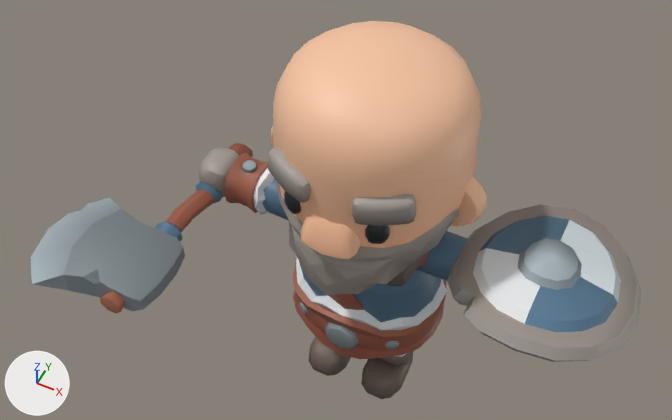
What one commit did to the glTF model games/demo-srpg/models/detailed/soldier.glb.
One viewpoint serves both versions: a 50 mm lens placed at (1.19, -2.78, 4.61), pointed at (-0.16, -0.08, 1.24). Every picture has the same lights, and +X, +Y and +Z are marked at lower left. The first picture is the older version. Where no turn or scale is listed for an object, it has been applied to the vertices.

The first picture shows '1H_Axe', 'Barbarian_ArmLeft', 'Barbarian_ArmRight', 'Barbarian_Body', 'Barbarian_Head', 'Barbarian_LegLeft', 'Barbarian_LegRight', 'Barbarian_Round_Shield'.
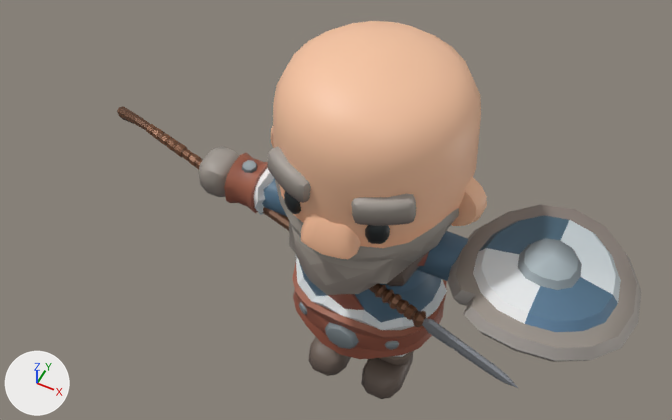
The change, as a diff of the scene's bpy script:
```diff
--- a/games/demo-srpg/models/detailed/soldier.glb.py
+++ b/games/demo-srpg/models/detailed/soldier.glb.py
@@ mat_lightsteel @@
+mat_lightsteel = principled_material('LightSteel')
+mat_lightsteel.base_color = (0.37, 0.393, 0.432)  # grey #a4a8b0
+mat_lightsteel.metallic = 0.4
+mat_lightsteel.roughness = 0.415
@@ mat_darkwood @@
+mat_darkwood = principled_material('DarkWood')
+mat_darkwood.base_color = (0.13, 0.0581, 0.0291)  # brown #654430
+mat_darkwood.metallic = 0.4
+mat_darkwood.roughness = 0.415
@@ mat_lightwood @@
+mat_lightwood = principled_material('LightWood')
+mat_lightwood.base_color = (0.191, 0.0837, 0.041)  # brown #795239
+mat_lightwood.metallic = 0.4
+mat_lightwood.roughness = 0.415
@@ mat_steel @@
+mat_steel = principled_material('Steel')
+mat_steel.base_color = (0.301, 0.322, 0.352)  # grey #959aa0
+mat_steel.metallic = 0.4
+mat_steel.roughness = 0.415
@@ me_spear @@
+me_spear.from_pydata(...)  # 611 vertices, 1202 faces; spans x -0.58..2.03, y -0.52..0.18, z -0.13..0.03
+# faces by material slot: [342, 672, 92, 96]
+me_spear.materials.append(mat_darkwood)  # brown #654430
+me_spear.materials.append(mat_lightwood)  # brown #795239
+me_spear.materials.append(mat_steel)  # grey #959aa0
+me_spear.materials.append(mat_lightsteel)  # grey #a4a8b0
@@ ob_1h_axe @@
-ob_1h_axe = bpy.data.objects.new('1H_Axe', me_cube_12900)
+ob_1h_axe = bpy.data.objects.new('1H_Axe', None)
 ob_1h_axe.location = (-0.883, -0.033, 1.049)
@@ ob_spear @@
+ob_spear = bpy.data.objects.new('Spear', me_spear)
+ob_spear.location = (-1.088, 0.05, 1.07)
```

Where the change shows, as pixel boxes (x1, y1, x2, y2) in the pictures (672 x 420 px):
'1H_Axe', no longer drawn
    before: (31, 143, 253, 313)
'Spear', added
    after: (117, 106, 518, 388)
    faces in mat_lightwood (brown #795239): (146, 124, 426, 327)
    faces in mat_darkwood (brown #654430): (117, 106, 418, 320)
    faces in mat_steel (grey #959aa0): (422, 322, 515, 387)
    faces in mat_lightsteel (grey #a4a8b0): (423, 318, 518, 388)
